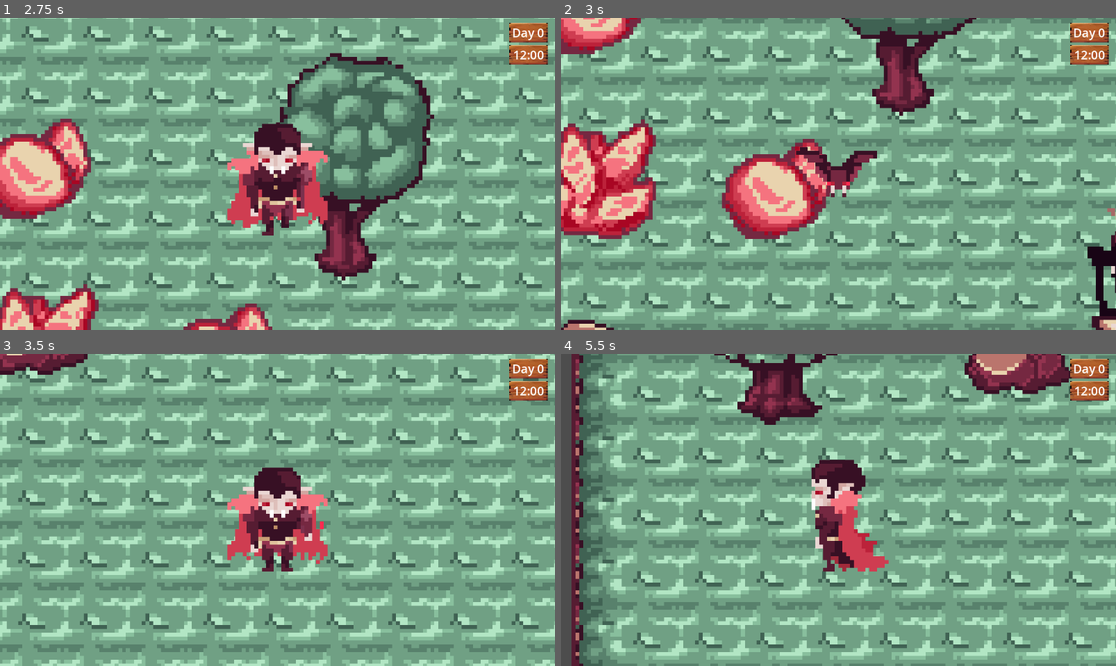
Above: before the commit, frames 1-4 (two rows, left to right).
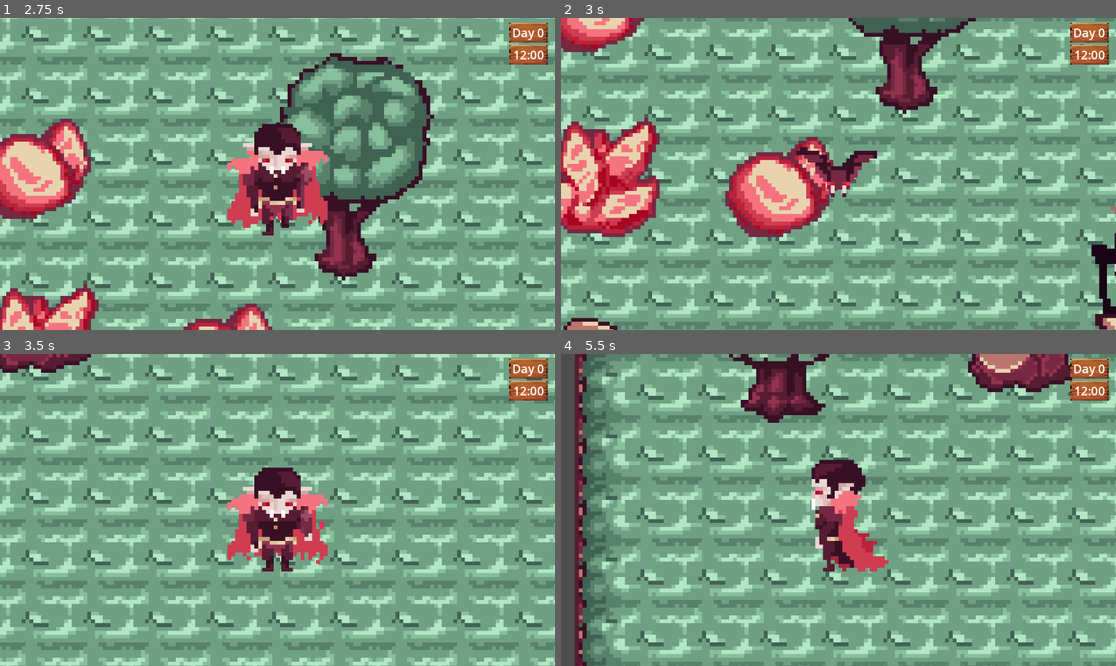
Above: after the commit, the same moments.

Repository: LightMash/GameJam
Game: Godot game, scene res://scenes/mainmenu.tscn
Same seed, same stepped clock (60 frames per second), same inputs: the game is played once before the commit and once after it.
Inputs (mouse positions are in pixels of both pictures, inside the frame that each line leads up to):
- Up to frame 1 (2.75 s): click "Start Game" at 0.5 s; move the mouse to (399, 158) at 1.27 s; press the mouse at (399, 158) at 1.28 s; hold D (right) 1.28-2.03 s; move the mouse to (166, 189) at 2.02 s; release the mouse at (166, 189) at 2.03 s; hold S (down) from 2.03 s (still down); click (166, 189) at 2.1 s
- Up to frame 2 (3 s): move the mouse to (894, 105) at 2.77 s; release S (down) at 2.78 s; hold D (right) from 2.78 s (still down); hold Shift (dash) from 2.78 s (still down)
- Up to frame 3 (3.5 s): keep holding D (right); keep holding Shift (dash); click (333, 441) at 3.05 s
- Up to frame 4 (5.5 s): move the mouse to (810, 572) at 3.52 s; release D (right) at 3.53 s; release Shift (dash) at 3.53 s; hold W (up) 3.53-4.28 s; tap F (emote) at 3.6 s; click (810, 572) at 3.8 s; move the mouse to (1005, 556) at 4.27 s; press the mouse at (1005, 556) at 4.28 s; hold A (left) from 4.28 s (still down); move the mouse to (672, 463) at 5.02 s; release the mouse at (672, 463) at 5.03 s; click (672, 463) at 5.1 s

Frame 1 is identical in both runs. In frame 2, 36% of the frame differs, in the area x 0-100%, y 0-100%; in frame 3, 32%; in frame 4, 33%.

Commit message:
a lot of change

Diff:
--- a/Vampire/GeneralNodes/HitBox/hit_box.gd
+++ b/Vampire/GeneralNodes/HitBox/hit_box.gd
@@ -1,15 +1,8 @@
-class_name HitBox extends Area2D
+class_name HitBox
+extends Area2D
 
 signal Damaged(damage: int)
-# Called when the node enters the scene tree for the first time.
-func _ready() -> void:
-	pass # Replace with function body.
-
-
-# Called every frame. 'delta' is the elapsed time since the previous frame.
-func _process(delta: float) -> void:
-	pass
 
 func TakeDamage(damage: int) -> void:
-	print("TakeDamage: ", damage)
+	print("Enemy took damage:", damage)
 	Damaged.emit(damage)
--- a/Vampire/GeneralNodes/HurtBox/hurt_box.gd
+++ b/Vampire/GeneralNodes/HurtBox/hurt_box.gd
@@ -1,17 +1,12 @@
-class_name HurtBox extends Area2D
+class_name HurtBox
+extends Area2D
 
-@export var damage : int = 1
-# Called when the node enters the scene tree for the first time.
+@export var damage: int = 1
+
 func _ready() -> void:
-	area_entered.connect(AreaEntered)
-	pass # Replace with function body.
+	area_entered.connect(_on_area_entered)
 
-
-# Called every frame. 'delta' is the elapsed time since the previous frame.
-func _process(delta: float) -> void:
-	pass
-
-func AreaEntered(area : Area2D) -> void:
-	if area is HitBox:
-		area.TakeDamage(damage)
-	pass
+func _on_area_entered(area: Area2D) -> void:
+	# Player body uses HitBox.gd already
+	if area.is_in_group("enemy_hitbox"):
+		print("taking damage!")
--- a/Vampire/project.godot
+++ b/Vampire/project.godot
@@ -75,9 +75,14 @@
 
 [layer_names]
 
+2d_render/layer_1="player"
+2d_render/layer_2="playerAttack"
+2d_render/layer_9="enemy"
+2d_render/layer_10="enemyAttack"
 2d_physics/layer_1="player"
-2d_physics/layer_2="PlayerHurt"
+2d_physics/layer_2="PlayerAttack"
 2d_physics/layer_9="Enemy"
+2d_physics/layer_10="EnemyAttack"
 
 [rendering]
 
--- /dev/null
+++ b/Vampire/scenes/enemy_interactions.gd
@@ -0,0 +1,18 @@
+class_name EnemyInteractionsHost
+extends Node2D
+
+@onready var enemy = $".."   # parent enemy node
+
+# Call this whenever the enemy direction changes
+func UpdateDirection(dir: Vector2) -> void:
+	match dir:
+		Vector2.DOWN:
+			rotation_degrees = 0
+		Vector2.UP:
+			rotation_degrees = 180
+		Vector2.LEFT:
+			rotation_degrees = 90
+		Vector2.RIGHT:
+			rotation_degrees = -90
+		_:
+			pass
--- a/Vampire/scenes/monster.tscn
+++ b/Vampire/scenes/monster.tscn
@@ -1,10 +1,29 @@
-[gd_scene load_steps=9 format=3 uid="uid://2cdbny4ycnq8"]
+[gd_scene load_steps=15 format=3 uid="uid://bjvwtm81cipk"]
 
 [ext_resource type="Script" uid="uid://btqpf0asflpyv" path="res://scripts/monster.gd" id="1_uwnm8"]
 [ext_resource type="Texture2D" uid="uid://ctre1ajq8t0by" path="res://assets/Vampire32_copy_copy.png" id="2_1cbnp"]
+[ext_resource type="Script" uid="uid://bujuvsad4seaj" path="res://scenes/enemy_interactions.gd" id="3_gp4s5"]
+[ext_resource type="PackedScene" uid="uid://dulrkokmctpk" path="res://GeneralNodes/HurtBox/hurt_box.tscn" id="4_gdl1p"]
+[ext_resource type="PackedScene" uid="uid://2oxddiofudlc" path="res://GeneralNodes/HitBox/hit_box.tscn" id="5_v8ewj"]
+[ext_resource type="Script" uid="uid://bt1qyvqklce6q" path="res://scripts/collision_shape_2d_enemy.gd" id="6_gdl1p"]
 
 [sub_resource type="CircleShape2D" id="CircleShape2D_1cbnp"]
 radius = 8.0
+
+[sub_resource type="Animation" id="Animation_jlss8"]
+length = 0.001
+tracks/0/type = "value"
+tracks/0/imported = false
+tracks/0/enabled = true
+tracks/0/path = NodePath("Sprite2D:frame_coords")
+tracks/0/interp = 1
+tracks/0/loop_wrap = true
+tracks/0/keys = {
+"times": PackedFloat32Array(0),
+"transitions": PackedFloat32Array(1),
+"update": 1,
+"values": [Vector2i(1, 0)]
+}
 
 [sub_resource type="Animation" id="Animation_c47ug"]
 resource_name = "walk_down"
@@ -20,21 +39,6 @@
 "transitions": PackedFloat32Array(1, 1),
 "update": 0,
 "values": [Vector2i(0, 0), Vector2i(5, 0)]
-}
-
-[sub_resource type="Animation" id="Animation_jlss8"]
-length = 0.001
-tracks/0/type = "value"
-tracks/0/imported = false
-tracks/0/enabled = true
-tracks/0/path = NodePath("Sprite2D:frame_coords")
-tracks/0/interp = 1
-tracks/0/loop_wrap = true
-tracks/0/keys = {
-"times": PackedFloat32Array(0),
-"transitions": PackedFloat32Array(1),
-"update": 1,
-"values": [Vector2i(1, 0)]
 }
 
 [sub_resource type="Animation" id="Animation_gp4s5"]
@@ -77,6 +81,12 @@
 &"walk_up": SubResource("Animation_gdl1p")
 }
 
+[sub_resource type="CircleShape2D" id="CircleShape2D_yce20"]
+radius = 12.0
+
+[sub_resource type="CapsuleShape2D" id="CapsuleShape2D_fttm7"]
+radius = 7.0
+
 [node name="Monster" type="CharacterBody2D"]
 motion_mode = 1
 script = ExtResource("1_uwnm8")
@@ -88,10 +98,35 @@
 frame = 1
 
 [node name="CollisionShape2D" type="CollisionShape2D" parent="."]
-position = Vector2(0, 17)
+position = Vector2(0, 14)
 shape = SubResource("CircleShape2D_1cbnp")
 
 [node name="AnimationPlayer" type="AnimationPlayer" parent="."]
 libraries = {
 &"": SubResource("AnimationLibrary_v8ewj")
 }
+
+[node name="EnemyInteractions" type="Node2D" parent="."]
+script = ExtResource("3_gp4s5")
+
+[node name="HurtBox" parent="EnemyInteractions" instance=ExtResource("4_gdl1p")]
+collision_layer = 512
+collision_mask = 1
+monitoring = true
+damage = 1
+
+[node name="CollisionShape2D" type="CollisionShape2D" parent="EnemyInteractions/HurtBox"]
+position = Vector2(0, 12)
+shape = SubResource("CircleShape2D_yce20")
+debug_color = Color(0.8166713, 0.40661177, 0, 0.41960785)
+
+[node name="HitBox" parent="EnemyInteractions" instance=ExtResource("5_v8ewj")]
+collision_layer = 1
+
+[node name="CollisionShape2D" type="CollisionShape2D" parent="EnemyInteractions/HitBox"]
+light_mask = 256
+visibility_layer = 2
+position = Vector2(0, 3)
+shape = SubResource("CapsuleShape2D_fttm7")
+debug_color = Color(0.8418261, 0.0011077774, 0.9203202, 0.41960785)
+script = ExtResource("6_gdl1p")
--- a/Vampire/scenes/player.tscn
+++ b/Vampire/scenes/player.tscn
@@ -79,102 +79,6 @@
 "values": [Vector2i(0, 9), Vector2i(4, 9)]
 }
 
-[sub_resource type="Animation" id="Animation_fjrip"]
-resource_name = "idle_down"
-loop_mode = 1
-tracks/0/type = "value"
-tracks/0/imported = false
-tracks/0/enabled = true
-tracks/0/path = NodePath("Sprite2D:frame_coords")
-tracks/0/interp = 1
-tracks/0/loop_wrap = true
-tracks/0/keys = {
-"times": PackedFloat32Array(0, 1),
-"transitions": PackedFloat32Array(1, 1),
-"update": 0,
-"values": [Vector2i(0, 0), Vector2i(5, 0)]
-}
-
-[sub_resource type="Animation" id="Animation_y4r1p"]
-resource_name = "idle_side"
-loop_mode = 1
-tracks/0/type = "value"
-tracks/0/imported = false
-tracks/0/enabled = true
-tracks/0/path = NodePath("Sprite2D:frame_coords")
-tracks/0/interp = 1
-tracks/0/loop_wrap = true
-tracks/0/keys = {
-"times": PackedFloat32Array(0, 1),
-"transitions": PackedFloat32Array(1, 1),
-"update": 0,
-"values": [Vector2i(7, 2), Vector2i(12, 2)]
-}
-
-[sub_resource type="Animation" id="Animation_ur7pv"]
-resource_name = "idle_up"
-loop_mode = 1
-tracks/0/type = "value"
-tracks/0/imported = false
-tracks/0/enabled = true
-tracks/0/path = NodePath("Sprite2D:frame_coords")
-tracks/0/interp = 1
-tracks/0/loop_wrap = false
-tracks/0/keys = {
-"times": PackedFloat32Array(0, 1),
-"transitions": PackedFloat32Array(1, 1),
-"update": 0,
-"values": [Vector2i(7, 3), Vector2i(12, 3)]
-}
-
-[sub_resource type="Animation" id="Animation_d2wvv"]
-resource_name = "walk_down"
-loop_mode = 1
-tracks/0/type = "value"
-tracks/0/imported = false
-tracks/0/enabled = true
-tracks/0/path = NodePath("Sprite2D:frame_coords")
-tracks/0/interp = 1
-tracks/0/loop_wrap = false
-tracks/0/keys = {
-"times": PackedFloat32Array(0, 0.8),
-"transitions": PackedFloat32Array(1, 1),
-"update": 0,
-"values": [Vector2i(0, 1), Vector2i(5, 1)]
-}
-
-[sub_resource type="Animation" id="Animation_jej6c"]
-resource_name = "walk_side"
-loop_mode = 1
-tracks/0/type = "value"
-tracks/0/imported = false
-tracks/0/enabled = true
-tracks/0/path = NodePath("Sprite2D:frame_coords")
-tracks/0/interp = 1
-tracks/0/loop_wrap = false
-tracks/0/keys = {
-"times": PackedFloat32Array(0, 1),
-"transitions": PackedFloat32Array(1, 1),
-"update": 0,
-"values": [Vector2i(0, 2), Vector2i(5, 2)]
-}
-
-[sub_resource type="Animation" id="Animation_3v2ag"]
-resource_name = "walk_up"
-loop_mode = 1
-tracks/0/type = "value"
-tracks/0/imported = false
-tracks/0/enabled = true
-tracks/0/path = NodePath("Sprite2D:frame_coords")
-tracks/0/interp = 1
-tracks/0/loop_wrap = false
-tracks/0/keys = {
-"times": PackedFloat32Array(0.02, 1),
-"transitions": PackedFloat32Array(1, 1),
-"update": 0,
-"values": [Vector2i(0, 3), Vector2i(5, 3)]
-}
-
 [sub_resource type="Animation" id="Animation_oprun"]
 resource_name = "dash_down"
 length = 0.7
@@ -237,6 +141,102 @@
 "transitions": PackedFloat32Array(1, 1),
 "update": 0,
 "values": [Vector2i(0, 13), Vector2i(9, 13)]
+}
+
+[sub_resource type="Animation" id="Animation_fjrip"]
+resource_name = "idle_down"
+loop_mode = 1
+tracks/0/type = "value"
+tracks/0/imported = false
+tracks/0/enabled = true
+tracks/0/path = NodePath("Sprite2D:frame_coords")
+tracks/0/interp = 1
+tracks/0/loop_wrap = true
+tracks/0/keys = {
+"times": PackedFloat32Array(0, 1),
+"transitions": PackedFloat32Array(1, 1),
+"update": 0,
+"values": [Vector2i(0, 0), Vector2i(5, 0)]
+}
+
+[sub_resource type="Animation" id="Animation_y4r1p"]
+resource_name = "idle_side"
+loop_mode = 1
+tracks/0/type = "value"
+tracks/0/imported = false
+tracks/0/enabled = true
+tracks/0/path = NodePath("Sprite2D:frame_coords")
+tracks/0/interp = 1
+tracks/0/loop_wrap = true
+tracks/0/keys = {
+"times": PackedFloat32Array(0, 1),
+"transitions": PackedFloat32Array(1, 1),
+"update": 0,
+"values": [Vector2i(7, 2), Vector2i(12, 2)]
+}
+
+[sub_resource type="Animation" id="Animation_ur7pv"]
+resource_name = "idle_up"
+loop_mode = 1
+tracks/0/type = "value"
+tracks/0/imported = false
+tracks/0/enabled = true
+tracks/0/path = NodePath("Sprite2D:frame_coords")
+tracks/0/interp = 1
+tracks/0/loop_wrap = false
+tracks/0/keys = {
+"times": PackedFloat32Array(0, 1),
+"transitions": PackedFloat32Array(1, 1),
+"update": 0,
+"values": [Vector2i(7, 3), Vector2i(12, 3)]
+}
+
+[sub_resource type="Animation" id="Animation_d2wvv"]
+resource_name = "walk_down"
+loop_mode = 1
+tracks/0/type = "value"
+tracks/0/imported = false
+tracks/0/enabled = true
+tracks/0/path = NodePath("Sprite2D:frame_coords")
+tracks/0/interp = 1
+tracks/0/loop_wrap = false
+tracks/0/keys = {
+"times": PackedFloat32Array(0, 0.8),
+"transitions": PackedFloat32Array(1, 1),
+"update": 0,
+"values": [Vector2i(0, 1), Vector2i(5, 1)]
+}
+
+[sub_resource type="Animation" id="Animation_jej6c"]
+resource_name = "walk_side"
+loop_mode = 1
+tracks/0/type = "value"
+tracks/0/imported = false
+tracks/0/enabled = true
+tracks/0/path = NodePath("Sprite2D:frame_coords")
+tracks/0/interp = 1
+tracks/0/loop_wrap = false
+tracks/0/keys = {
+"times": PackedFloat32Array(0, 1),
+"transitions": PackedFloat32Array(1, 1),
+"update": 0,
+"values": [Vector2i(0, 2), Vector2i(5, 2)]
+}
+
+[sub_resource type="Animation" id="Animation_3v2ag"]
+resource_name = "walk_up"
+loop_mode = 1
+tracks/0/type = "value"
+tracks/0/imported = false
+tracks/0/enabled = true
+tracks/0/path = NodePath("Sprite2D:frame_coords")
+tracks/0/interp = 1
+tracks/0/loop_wrap = false
+tracks/0/keys = {
+"times": PackedFloat32Array(0.02, 1),
+"transitions": PackedFloat32Array(1, 1),
+"update": 0,
+"values": [Vector2i(0, 3), Vector2i(5, 3)]
 }
 
 [sub_resource type="AnimationLibrary" id="AnimationLibrary_f1ej7"]
@@ -258,11 +258,10 @@
 }
 
 [sub_resource type="CircleShape2D" id="CircleShape2D_ur7pv"]
-radius = 12.0415945
 
 [sub_resource type="CapsuleShape2D" id="CapsuleShape2D_y4r1p"]
-radius = 7.0
-height = 28.0
+radius = 5.0
+height = 26.0
 
 [node name="Player" type="CharacterBody2D" groups=["player"]]
 position = Vector2(0, -20)
@@ -309,15 +308,21 @@
 script = ExtResource("9_y4r1p")
 
 [node name="HurtBox" parent="Interactions" instance=ExtResource("6_fjrip")]
+position = Vector2(-25, 14)
+collision_layer = 4
 collision_mask = 2
 monitoring = true
+damage = 1
 
 [node name="CollisionShape2D" type="CollisionShape2D" parent="Interactions/HurtBox"]
-position = Vector2(0, 11)
+position = Vector2(-6, 1)
 shape = SubResource("CircleShape2D_ur7pv")
+disabled = true
 debug_color = Color(0.99215686, 0, 0, 0.41960785)
 
 [node name="HitBox" parent="Interactions" instance=ExtResource("7_smehm")]
+collision_layer = 2
+collision_mask = 4
 
 [node name="CollisionShape2D" type="CollisionShape2D" parent="Interactions/HitBox"]
 position = Vector2(0, 2)
--- /dev/null
+++ b/Vampire/scripts/collision_shape_2d_enemy.gd
@@ -0,0 +1,6 @@
+extends CollisionShape2D
+
+
+# Called when the node enters the scene tree for the first time.
+func _ready() -> void:
+	$".".add_to_group("enemy_hitbox")
--- a/Vampire/scripts/player_state_machine.gd
+++ b/Vampire/scripts/player_state_machine.gd
@@ -3,6 +3,8 @@
 var states : Array[ State]
 var prev_state : State
 var current_state: State
+
+
 
 func _ready():
 	process_mode = Node.PROCESS_MODE_DISABLED
--- a/Vampire/scripts/state_attack.gd
+++ b/Vampire/scripts/state_attack.gd
@@ -11,14 +11,14 @@
 @onready var animation_player: AnimationPlayer = $"../../AnimationPlayer"
 @onready var hurt_box: HurtBox = $"../../Interactions/HurtBox"
 
-# Optional nodes (won't crash if you don't have them)
-@export var attack_sound: AudioStream
+
 @onready var attack_anim: AnimationPlayer = get_node_or_null("../../Sprite2D/AttackEffectSprite/AnimationPlayer")
-@onready var audio: AudioStreamPlayer2D = get_node_or_null("../../Audio/AudioStreamPlayer2D")
+
 
 func Enter() -> void:
 	attacking = true
 	hurt_box.monitoring = false
+	$"../../Interactions/HurtBox/CollisionShape2D".disabled = false
 
 	# Attack faces cursor
 	player.setFacingToMouse()
@@ -30,10 +30,7 @@
 	if attack_anim:
 		attack_anim.play("attack_" + player.AnimDirection())
 
-	if audio and attack_sound:
-		audio.stream = attack_sound
-		audio.pitch_scale = randf_range(0.9, 1.1)
-		audio.play()
+
 
 	await get_tree().create_timer(0.075).timeout
 	if not attacking:
@@ -45,6 +42,7 @@
 		animation_player.animation_finished.disconnect(EndAttack)
 	attacking = false
 	hurt_box.monitoring = false
+	$"../../Interactions/HurtBox/CollisionShape2D".disabled = true
 
 func Process(_delta: float) -> State:
 	# Slowdown line removed (decelerate_speed is 0 anyway)
--- a/Vampire/scripts/state_dash.gd
+++ b/Vampire/scripts/state_dash.gd
@@ -7,6 +7,8 @@
 @onready var idle: State_Idle = $"../idle"
 @onready var walk: State = $"../walk"
 @onready var hurt_box: Area2D = $"../../Interactions/HurtBox" # adjust if your path differs
+@onready var sprite_2d: Sprite2D = $"../../Sprite2D"
+
 
 var dash_dir: Vector2 = Vector2.ZERO
 var time_left: float = 0.0
@@ -16,6 +18,11 @@
 	if not can_dash:
 		return
 
+	player.set_collision_layer_value(1,false)
+	player.set_collision_layer_value(3,true)
+	player.set_collision_mask_value(1,false)
+	player.set_collision_mask_value(3,true)
+	sprite_2d.z_index = 2
 	can_dash = false
 	time_left = dash_duration
 
@@ -40,6 +47,11 @@
 	if is_instance_valid(hurt_box):
 		hurt_box.monitoring = true
 
+	player.set_collision_layer_value(3,false)
+	player.set_collision_layer_value(1,true)
+	player.set_collision_mask_value(3,false)
+	player.set_collision_mask_value(1,true)
+	sprite_2d.z_index = 0
 func Process(delta: float) -> State:
 	time_left -= delta
 
Not shown, added: Vampire/scenes/enemy_interactions.gd.uid
Not shown, added: Vampire/scripts/collision_shape_2d_enemy.gd.uid
